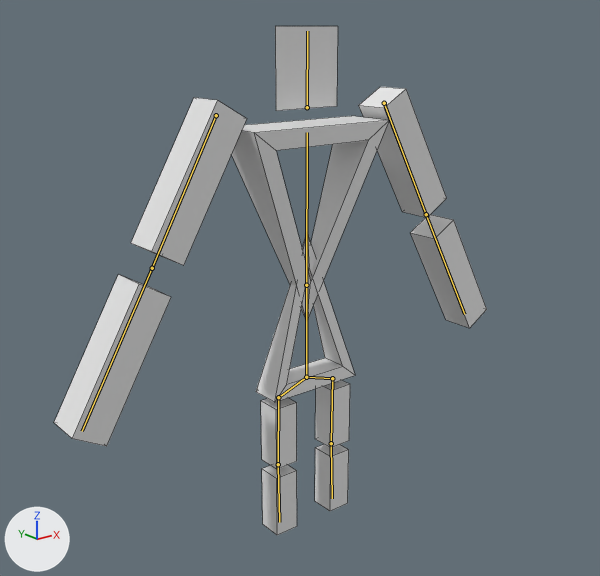
The Blender file neck-hurts.blend, before and after one commit.
Both versions are drawn from a camera (50 mm lens) standing at (-5.54, -6.81, 5.59) and looking at (-0.2, -0.13, 2.92). The axes (+X, +Y, +Z) are drawn at lower left. The lights are the same throughout. The older version comes first. The bones that change are drawn over the model as lines. Mesh edges are drawn as thin lines.

Objects in the first picture: 'Chest.001', 'Head Plane.001', 'Hip.001', 'Lower Left Arm.002', 'Lower Left Arm.003', 'Lower Left Leg.001', 'Lower Right Leg.001', 'Upper Left Arm.002', 'Upper Left Arm.003', 'Upper Left Leg.001', 'Upper Right leg.001'.
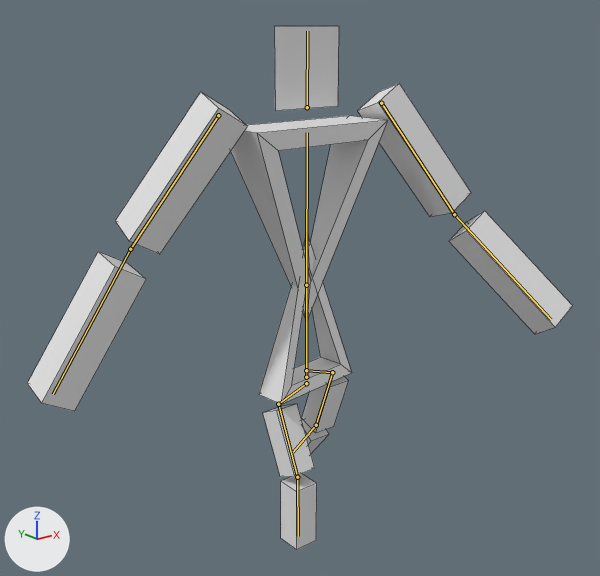
The newer file adds an action. The first version stands in its rest pose; the second is drawn at frame 1 of the action 'WalkCycle'.

What differs and where, as boxes [x1, y1, x2, y2] in the pictures (600 x 576 px):
'Lower Left Arm.003', posed (7% shorter): before [54, 275, 171, 446]; after [27, 252, 146, 411]
'Chest.001', posed: before [232, 116, 389, 321]; after [231, 116, 388, 321]
'Upper Left Arm.003', posed (15% wider): before [131, 98, 247, 265]; after [115, 92, 248, 254]
'Lower Left Arm.002', posed (59% wider, 9% taller): before [410, 215, 487, 328]; after [449, 211, 572, 334]
'Upper Left Arm.002', posed (28% wider): before [359, 87, 447, 217]; after [358, 83, 471, 217]
'Hip.001', posed (7% narrower): before [256, 233, 355, 402]; after [259, 233, 351, 404]
'Head Plane.001', posed: before [275, 26, 338, 111]; after [274, 26, 339, 111]
'Lower Left Leg.001', posed (8% taller): before [262, 465, 297, 535]; after [281, 474, 317, 550]
'Upper Left Leg.001', posed (43% wider): before [261, 398, 297, 469]; after [263, 404, 315, 477]
'Upper Right leg.001', posed: before [315, 380, 350, 448]; after [302, 376, 348, 433]
'Lower Right Leg.001', posed: before [315, 444, 349, 511]; after [302, 420, 329, 453]
bone 'Bone.007', root to tip: before (384, 103) to (426, 214); after (381, 103) to (454, 214)
bone 'Bone.008', root to tip: before (426, 214) to (464, 314); after (454, 214) to (551, 319)
bone 'Bone.010', root to tip: before (216, 115) to (152, 268); after (218, 115) to (130, 249)
bone 'Bone.011', root to tip: before (152, 268) to (82, 431); after (130, 249) to (53, 394)
bone 'Bone.012', root to tip: before (306, 377) to (278, 397); after (306, 383) to (278, 404)
bone 'Bone.013', root to tip: before (278, 397) to (278, 464); after (278, 404) to (297, 477)
bone 'Bone.014', root to tip: before (278, 464) to (279, 522); after (297, 477) to (298, 536)
bone 'Bone.015', root to tip: before (306, 377) to (332, 378); after (306, 370) to (332, 372)
bone 'Bone.016', root to tip: before (332, 378) to (331, 443); after (332, 372) to (316, 425)
bone 'Bone.017', root to tip: before (331, 443) to (332, 498); after (316, 425) to (293, 452)

Patch to the scene script:
```diff
--- a/neck-hurts.blend.py
+++ b/neck-hurts.blend.py
@@ bone_bone @@
 bone_bone = bpy.data.objects['Armature.001'].pose.bones['Bone']
-bone_bone.rotation_euler = (0.0, 0.0, 0.0)  # degrees (0, 0, 0)
+bone_bone.rotation_euler = (0.0, 0.14, 0.0)  # degrees (0, 8, 0)
@@ bone_bone_001 @@
 bone_bone_001 = bpy.data.objects['Armature.001'].pose.bones['Bone.001']  # child of 'Bone'
-bone_bone_001.rotation_euler = (0.0, 0.0, 0.0)  # degrees (0, 0, 0)
+bone_bone_001.rotation_euler = (0.0, -0.105, 0.0)  # degrees (0, -6, 0)
@@ bone_bone_003 @@
 bone_bone_003 = bpy.data.objects['Armature.001'].pose.bones['Bone.003']  # child of 'Bone.002'
-bone_bone_003.rotation_euler = (0.0, 0.0, 0.0)  # degrees (0, 0, 0)
+bone_bone_003.rotation_euler = (0.0, -0.0698, 0.0)  # degrees (0, -4, 0)
@@ bone_bone_007 @@
 bone_bone_007 = bpy.data.objects['Armature.001'].pose.bones['Bone.007']  # child of 'Bone.006'
-bone_bone_007.rotation_euler = (0.0, 0.0, 0.0)  # degrees (0, 0, 0)
+bone_bone_007.rotation_euler = (0.349, 0.0, 0.0)  # degrees (20, 0, 0)
@@ bone_bone_008 @@
 bone_bone_008 = bpy.data.objects['Armature.001'].pose.bones['Bone.008']  # child of 'Bone.007'
-bone_bone_008.rotation_euler = (0.0, 0.0, 0.0)  # degrees (0, 0, 0)
+bone_bone_008.rotation_euler = (0.262, 0.0, 0.0)  # degrees (15, 0, 0)
@@ bone_bone_010 @@
 bone_bone_010 = bpy.data.objects['Armature.001'].pose.bones['Bone.010']  # child of 'Bone.009'
-bone_bone_010.rotation_euler = (0.0, 0.0, 0.0)  # degrees (0, 0, 0)
+bone_bone_010.rotation_euler = (-0.349, 0.0, 0.0)  # degrees (-20, 0, 0)
@@ bone_bone_011 @@
 bone_bone_011 = bpy.data.objects['Armature.001'].pose.bones['Bone.011']  # child of 'Bone.010'
-bone_bone_011.rotation_euler = (0.0, 0.0, 0.0)  # degrees (0, 0, 0)
+bone_bone_011.rotation_euler = (0.175, 0.0, 0.0)  # degrees (10, 0, 0)
@@ bone_bone_012 @@
 bone_bone_012 = bpy.data.objects['Armature.001'].pose.bones['Bone.012']
-bone_bone_012.location = (0.0, 0.0, 0.0)
+bone_bone_012.location = (0.0, 0.03, -0.08)
@@ bone_bone_013 @@
 bone_bone_013 = bpy.data.objects['Armature.001'].pose.bones['Bone.013']  # child of 'Bone.012'
-bone_bone_013.rotation_euler = (0.0, 0.0, 0.0)  # degrees (0, 0, 0)
+bone_bone_013.rotation_euler = (0.0, 0.0, 0.436)  # degrees (0, 0, 25)
@@ bone_bone_014 @@
 bone_bone_014 = bpy.data.objects['Armature.001'].pose.bones['Bone.014']  # child of 'Bone.013'
-bone_bone_014.rotation_euler = (0.0, 0.0, 0.0)  # degrees (0, 0, 0)
+bone_bone_014.rotation_euler = (0.0, 0.0, -0.436)  # degrees (0, 0, -25)
@@ bone_bone_015 @@
 bone_bone_015 = bpy.data.objects['Armature.001'].pose.bones['Bone.015']
-bone_bone_015.location = (0.0, 0.0, 0.0)
+bone_bone_015.location = (0.0, -0.03, 0.08)
@@ bone_bone_016 @@
 bone_bone_016 = bpy.data.objects['Armature.001'].pose.bones['Bone.016']  # child of 'Bone.015'
-bone_bone_016.rotation_euler = (0.0, 0.0, 0.0)  # degrees (0, 0, 0)
+bone_bone_016.rotation_euler = (0.0, 0.0, 0.349)  # degrees (0, 0, 20)
@@ bone_bone_017 @@
 bone_bone_017 = bpy.data.objects['Armature.001'].pose.bones['Bone.017']  # child of 'Bone.016'
-bone_bone_017.rotation_euler = (0.0, 0.0, 0.0)  # degrees (0, 0, 0)
+bone_bone_017.rotation_euler = (0.0, 0.0, 0.349)  # degrees (0, 0, 20)
```
